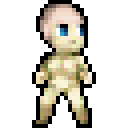
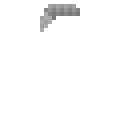
Two versions of the same layered image (128 x 128). Layer-by-layer changes:
added layer "Layer #28" above "Layer #29" over box(44, 4, 80, 20)
added layer "Layer #29" (90%) above "Layer #26" over box(40, 12, 52, 32)
hid "Layer #8" over box(36, 24, 92, 124)
hid "female_pale.png" over box(32, 0, 96, 128)
